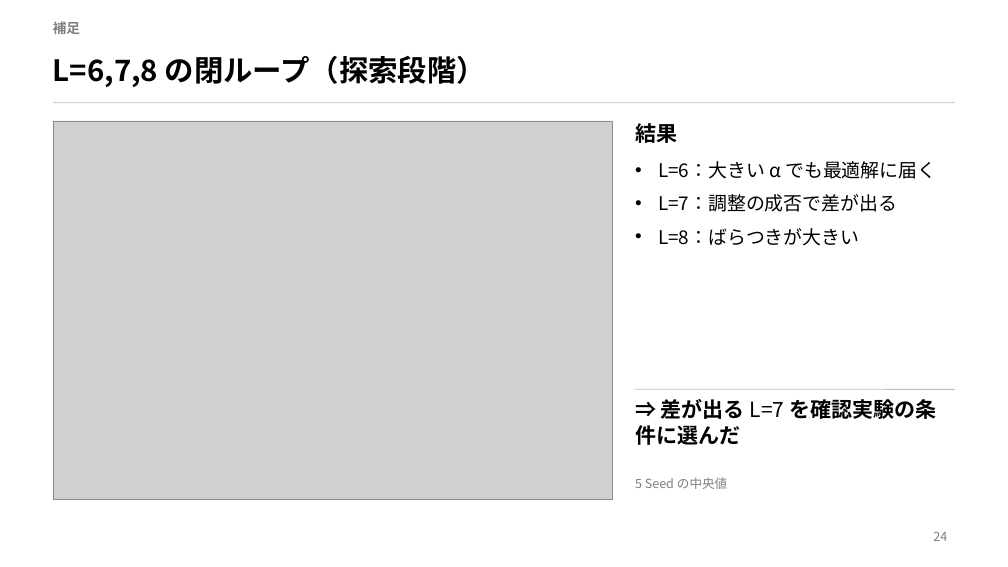
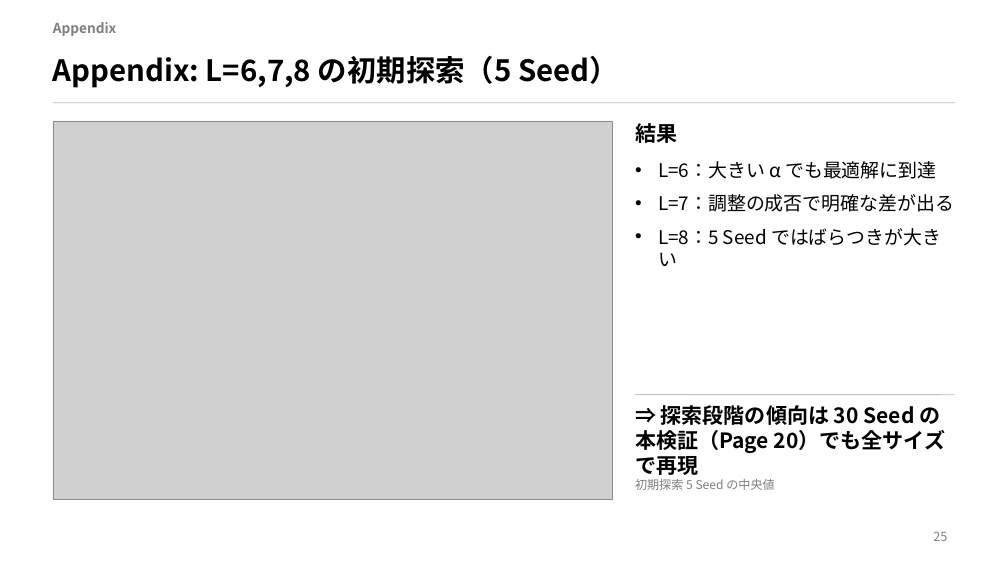
Before and after one commit to taiga-hayashi/QAOA_BBO_Public, a slide deck: slide 25 of docs/slide/slide_ja.pptx (slide 24 before the commit). Drawn at 1008x567 pixels with LibreOffice and Linux fonts; fonts in the diff are those of the drawing; grey boxes stand for pictures. Boxes give left, top, right and bottom in pixels: in the first picture for what was removed or moved away, otherwise in the second. Text is boxed around its words. In the diff, an @@ line names an element or a change of style, - is before the commit and + after.

```diff
--- a/docs/slide/slide_ja.pptx
+++ b/docs/slide/slide_ja.pptx
@@ text at (53,22,116,36): text changed @@
-補足
+Appendix
@@ title at (53,56,619,88): text changed @@
-L=6,7,8 の閉ループ（探索段階）
+Appendix: L=6,7,8 の初期探索（5 Seed）
@@ text at (658,161,954,266): text changed @@
-• L=6：大きい α でも最適解に届く
-• L=7：調整の成否で差が出る
-• L=8：ばらつきが大きい
+• L=6：大きい α でも最適解に到達
+• L=7：調整の成否で明確な差が出る
+• L=8：5 Seed ではばらつきが大きい
@@ line moved from (635, 389) - (955, 389) to (635, 395) - (955, 395) @@
@@ text at (635,405,945,475): text changed @@
-⇒ 差が出る L=7 を確認実験の条件に選んだ
+⇒ 探索段階の傾向は 30 Seed の本検証（Page 20）でも全サイズで再現
@@ text at (635,479,774,490): text changed; size 12 to 11.5 pt @@
-5 Seed の中央値
+初期探索 5 Seed の中央値
@@ page number at (933,531,947,541): text changed @@
-24
+25
```
Also in this commit, not shown: 21 other slides changed, 4 slides added, 1 slide removed.
